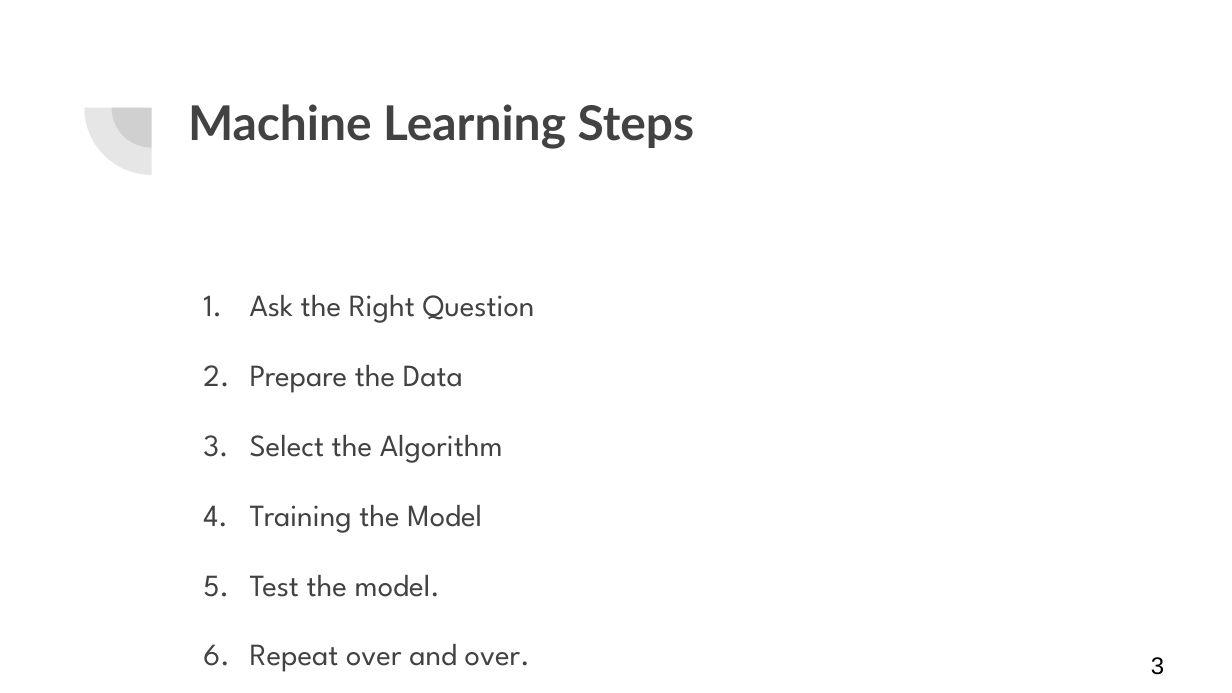
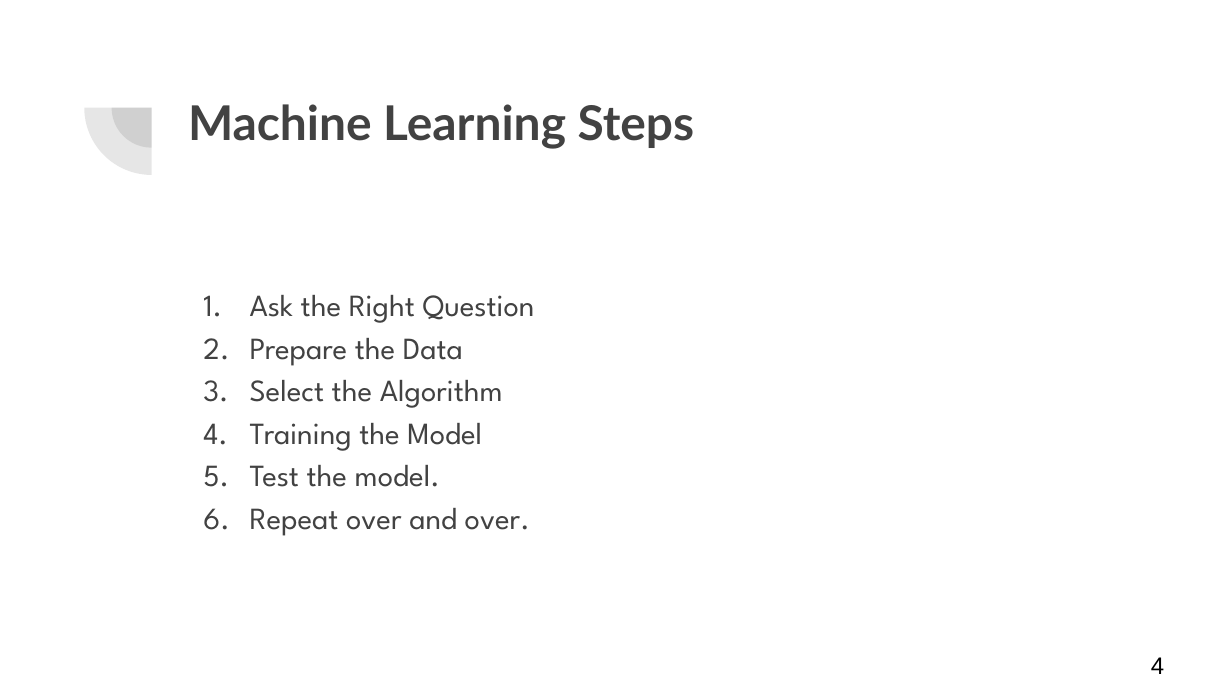
Before and after one commit to gcaseycupp/MLwithRandAzure, a slide deck: slide 4 of ML with R and Azure.pptx (slide 3 before the commit). Drawn at 1232x693 pixels with LibreOffice and Linux fonts; fonts in the diff are those of the drawing. Boxes give left, top, right and bottom in pixels: in the first picture for what was removed or moved away, otherwise in the second. Text is boxed around its words. In the diff, an @@ line names an element or a change of style, - is before the commit and + after.

```diff
--- a/ML with R and Azure.pptx
+++ b/ML with R and Azure.pptx
@@ text at box(250, 295, 535, 487): less space between paragraphs @@
@@ page number at box(1151, 657, 1164, 674): text changed @@
-3
+4
```
Also in this commit, not shown: 3 other slides changed, 1 slide added.
